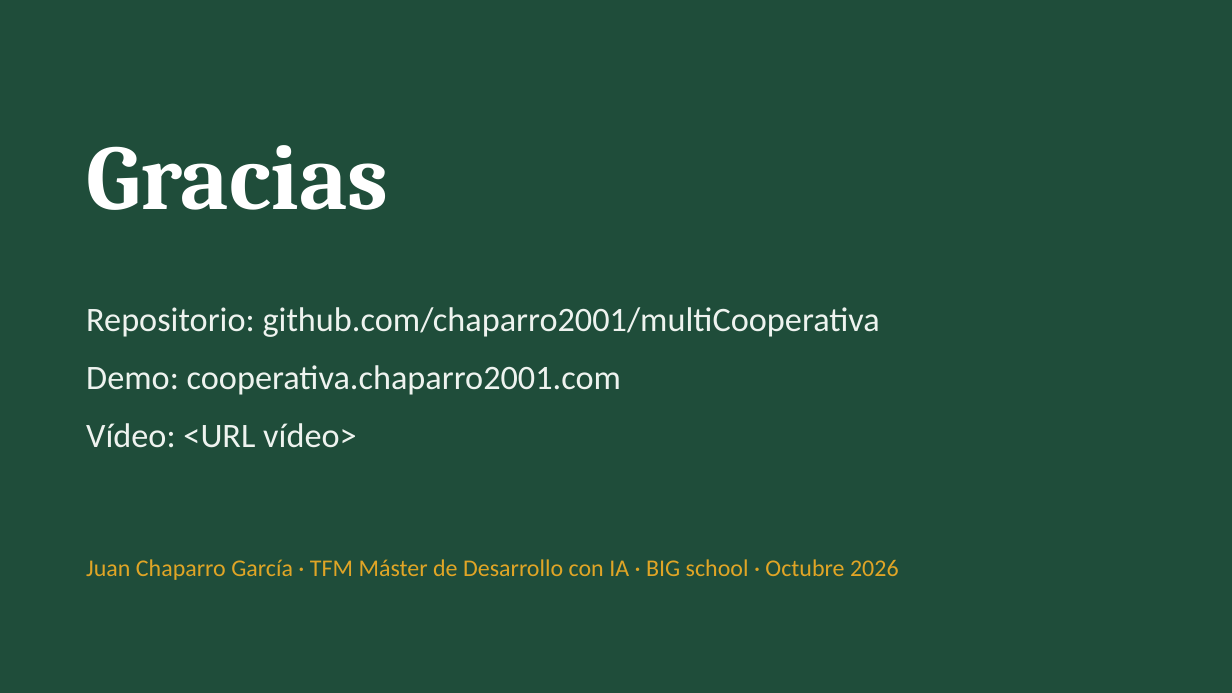
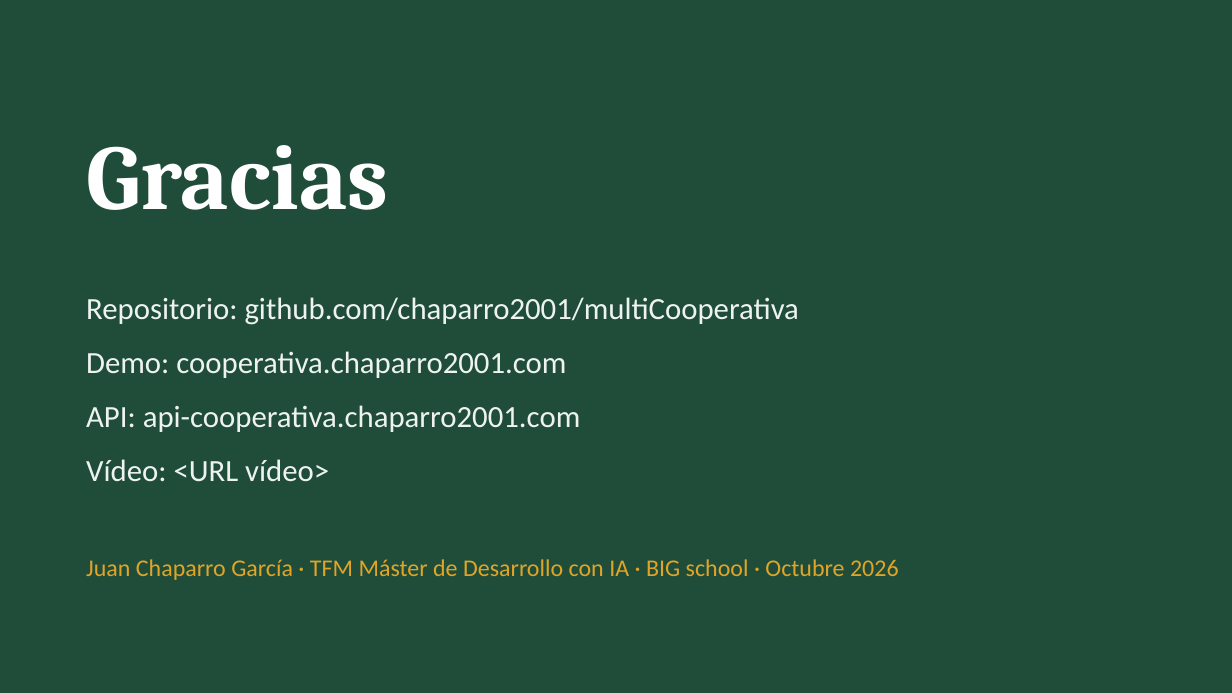
Before and after one commit to chaparro2001/multiCooperativa, a slide deck: slide 14 of docs/slides/multicooperativa-tfm.pptx. Drawn at 1232x693 pixels with LibreOffice and Linux fonts; fonts in the diff are those of the drawing. Boxes give left, top, right and bottom in pixels: in the first picture for what was removed or moved away, otherwise in the second. Text is boxed around its words. In the diff, an @@ line names an element or a change of style, - is before the commit and + after.

```diff
--- a/docs/slides/multicooperativa-tfm.pptx
+++ b/docs/slides/multicooperativa-tfm.pptx
@@ text "Repositorio: github.com/chaparro2001/multiCooperativa": place and size @@
-text "Repositorio: github.com/chaparro2001/multiCooperativa" at [86, 307, 880, 448]
+text "Repositorio: github.com/chaparro2001/multiCooperativa" at [86, 297, 799, 482]
@@ text at [86, 297, 799, 482]: size 20 to 18 pt in "Repositorio: github.com/chaparro2001/multiCooperativa", "Demo: cooperativa.chaparro2001.com", "Vídeo: <URL vídeo>" @@
@@ text at [86, 405, 581, 432]: paragraph added @@
+API: api-cooperativa.chaparro2001.com
```
Also in this commit, not shown: 11 other slides changed, 4 other files.
